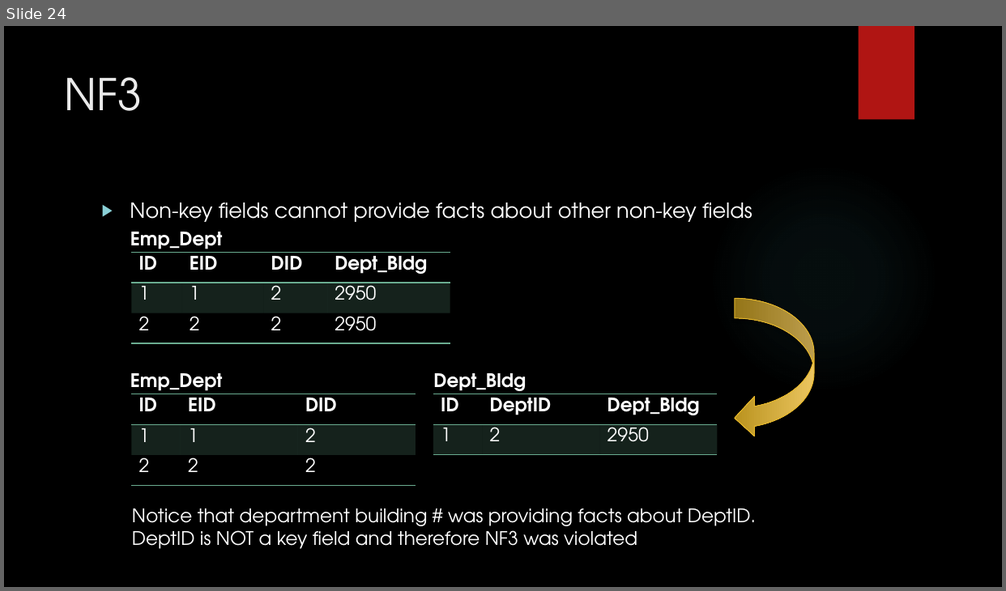
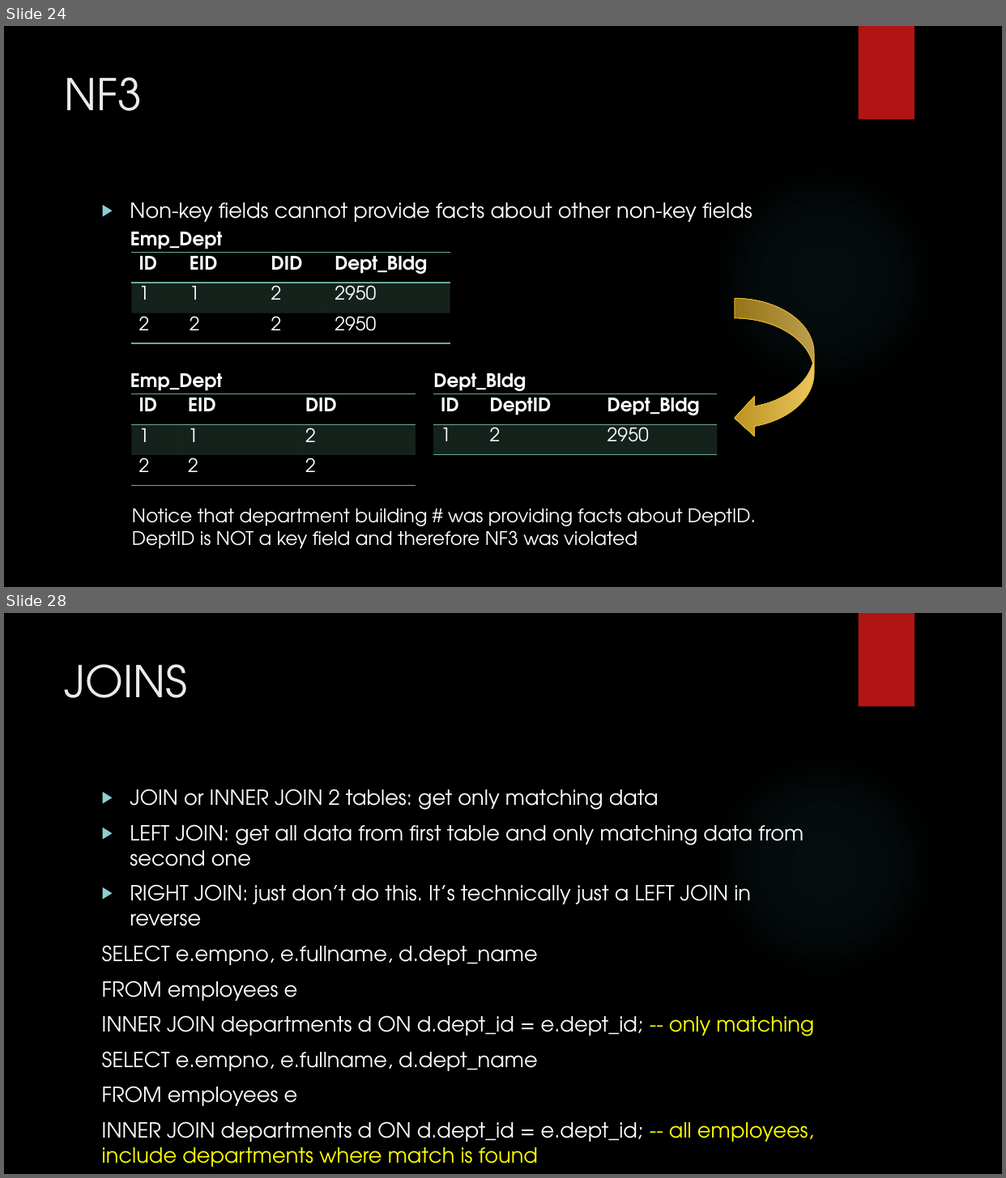
Before and after one commit to zedfoxus/database-bootcamp, a slide deck: Presentation/Database-Bootcamp-Presentation.pptx. Shown one above the other, each under a label of ours: slide 24 before the commit, slides 24 and 28 after it; the slides between them are not shown. The pictures are 1006x591 and 1006x1178 pixels, drawn with LibreOffice and Linux fonts; fonts in the diff are those of the drawing; background and template pictures are left out. Boxes give left, top, right and bottom in pixels: in the first picture for what was removed or moved away, otherwise in the second. Text is boxed around its words. In the diff, an @@ line names an element or a change of style, - is before the commit and + after.

Commit message:
Join information included

```diff
--- a/Presentation/Database-Bootcamp-Presentation.pptx
+++ b/Presentation/Database-Bootcamp-Presentation.pptx
@@ slide 28 added at (4,613,1002,1174), background picture (left out); not listed: 2 template elements that a slide beside it also shows @@
@@ title added at (65,664,188,698), 42 pt, text #EBEBEB @@
+JOINS
@@ text added at (102,789,814,1167), 20 pt, text #FFFFFF @@
+▶ JOIN or INNER JOIN 2 tables: get only matching data
+▶ LEFT JOIN: get all data from first table and only matching data from second one
+▶ RIGHT JOIN: just don’t do this. It’s technically just a LEFT JOIN in reverse
+SELECT e.empno, e.fullname, d.dept_name
+FROM employees e
+INNER JOIN departments d ON d.dept_id = e.dept_id; -- only matching
+SELECT e.empno, e.fullname, d.dept_name
+FROM employees e
+INNER JOIN departments d ON d.dept_id = e.dept_id; -- all employees, include departments where match is found
```
Also in this commit, not shown: 8 other slides added.
